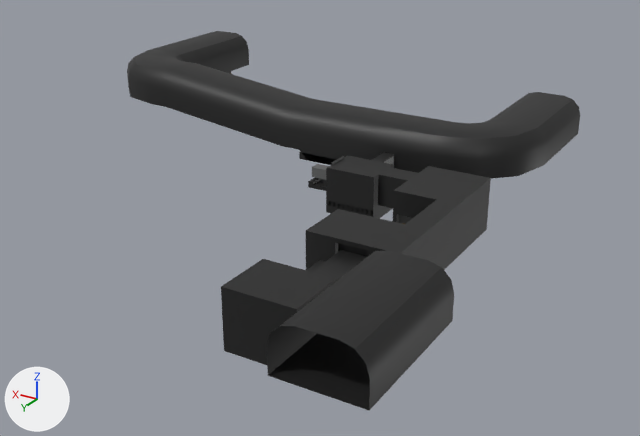
The Blender file Assets/World/C11L3/raw/C11L3.blend: old version first, new version second.
One viewpoint serves both versions: a 50 mm camera at (-144.8, 192.6, 56.3) aimed at (-62.4, 55.3, -12.3). Every picture has the same lights, and +X, +Y and +Z are marked at lower left.

The first picture shows 'Section1', 'Section1.001', 'Section3', 'Section4'.
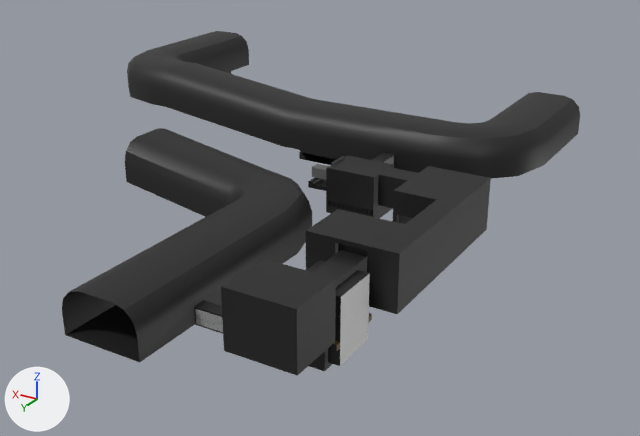
What differs and where, as boxes [x1, y1, x2, y2] in the pictures (640 x 436 px):
'Section6', added: after [62, 128, 312, 362]
'Section1.001', deleted: before [267, 251, 454, 410]
'Section5', added: after [194, 300, 223, 334]
    faces in mat_uv_metal_corrogated (picture img_tx_metal_corrogated_png): [195, 309, 223, 332]
    faces in mat_uv_concrete: [194, 300, 223, 334]
'FlamerHeatingElements', unchanged, uncovered by the edit: after [340, 273, 370, 366]

What changed in the scene script:
```text
Add me_plane_021_1:
    me_plane_021_1.from_pydata(...)  # 66 vertices, 53 faces; spans x -7.0..34.0, y -57.0..0.0, z 0.0..12.1
    me_plane_021_1.polygons.foreach_set('use_smooth', [True] * 53)
    me_plane_021_1.materials.append(mat_uv_concrete)
Remove ob_section1_001:
    ob_section1_001 = bpy.data.objects.new('Section1.001', me_plane_021)
    ob_section1_001.location = (-99.0, 93.0, -4.0)
Add ob_section6:
    ob_section6 = bpy.data.objects.new('Section6', me_plane_021_1)
    ob_section6.location = (-64.0, 117.0, -9.0)
Add ob_section5:
    ob_section5 = bpy.data.objects.new('Section5', me_plane_003.copy())  # the mesh of ob_section2
    ob_section5.location = (-71.0, 104.0, -9.0)
    ob_section5.rotation_euler = (0.0, 0.0, 3.142)  # degrees (0, 0, 180)
```
